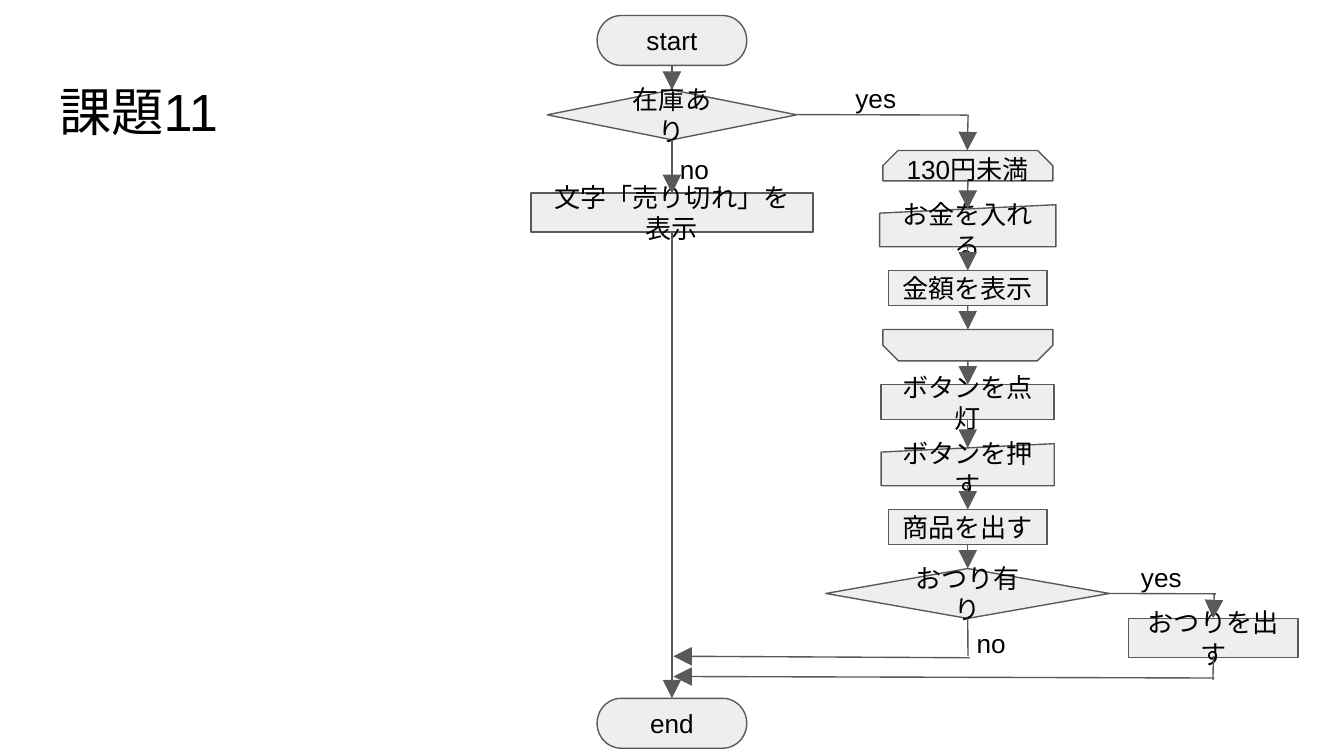
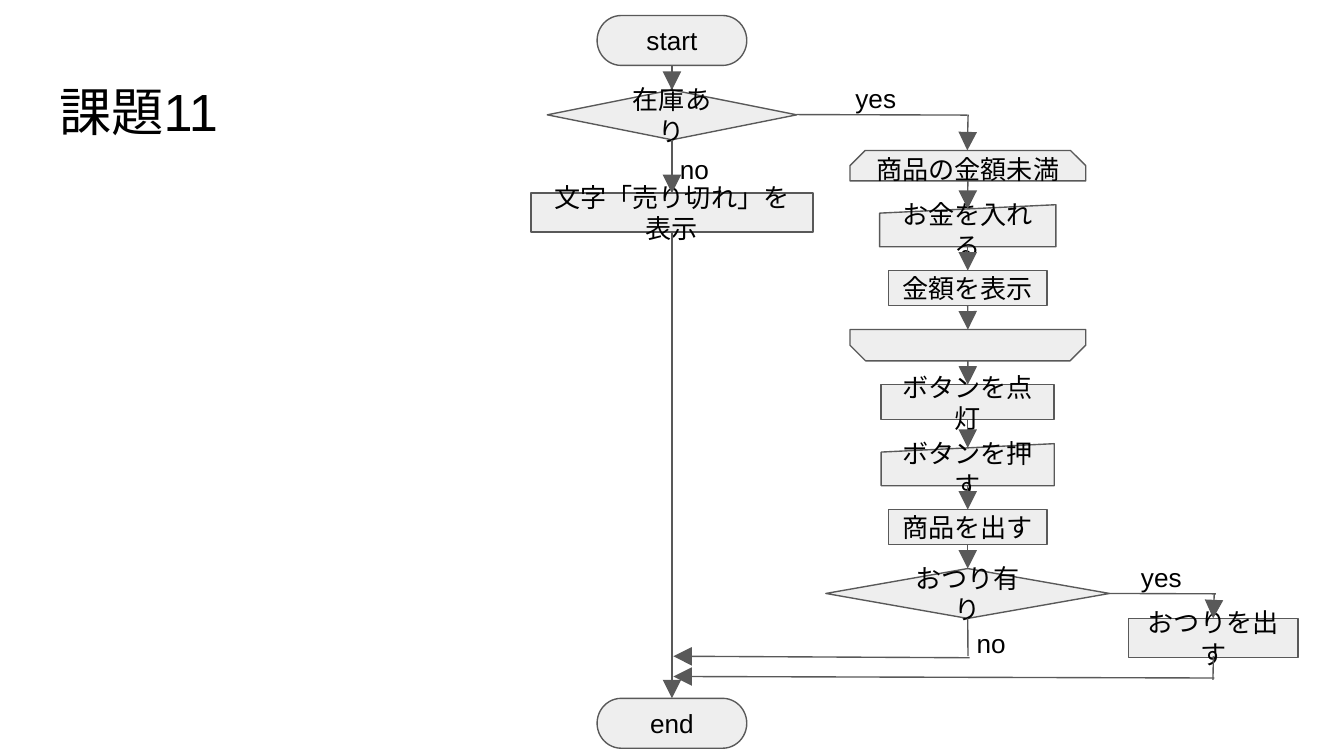
Before and after one commit to ryosuke89/Challenge, a slide deck: slide 11 of challenge_0/flowchart.pptx. Drawn at 1344x756 pixels with LibreOffice and Linux fonts; fonts in the diff are those of the drawing. Boxes give left, top, right and bottom in pixels: in the first picture for what was removed or moved away, otherwise in the second. Text is boxed around its words. In the diff, an @@ line names an element or a change of style, - is before the commit and + after.

```diff
--- a/challenge_0/flowchart.pptx
+++ b/challenge_0/flowchart.pptx
@@ snip same rect added at (x1=849, y1=151, x2=1085, y2=181), fill #EEEEEE, outline #595959 0.75 pt, 14 pt, text #000000 @@
+商品の金額未満
@@ snip same rect removed at (x1=883, y1=151, x2=1052, y2=181) @@
-130円未満
@@ snip same rect resized from (x1=883, y1=329, x2=1052, y2=360) to (x1=849, y1=329, x2=1085, y2=360) @@
```
Also in this commit, not shown: 6 other slides changed.
